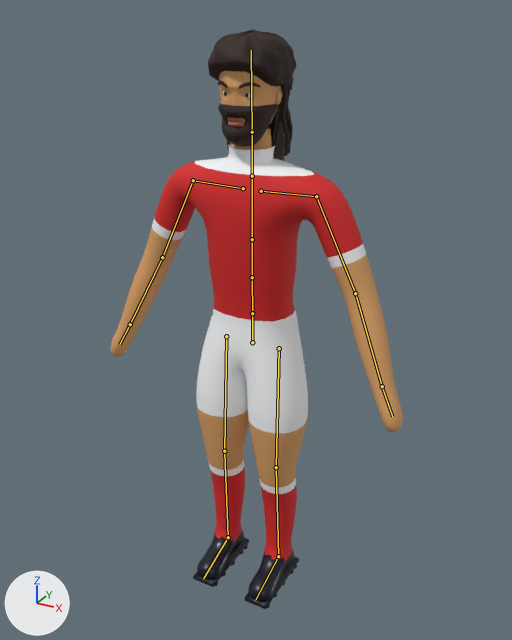
An edit to the Blender file blender/player.blend, drawn before and after from the same camera.
Rendered twice from a 50 mm lens placed at (0.993, -1.783, 1.903), pointed at (0.063, -0.093, 1.058). Arrows for +X, +Y and +Z are at lower left; the lights stay in place. The picture after the commit comes second. The bones that change, and the others that lie on the model, are drawn over the model as lines.

In view in the first picture: 'Beard_full', 'Hair_afro', 'Hair_braids', 'Hair_curly', 'Hair_long', 'Player'.
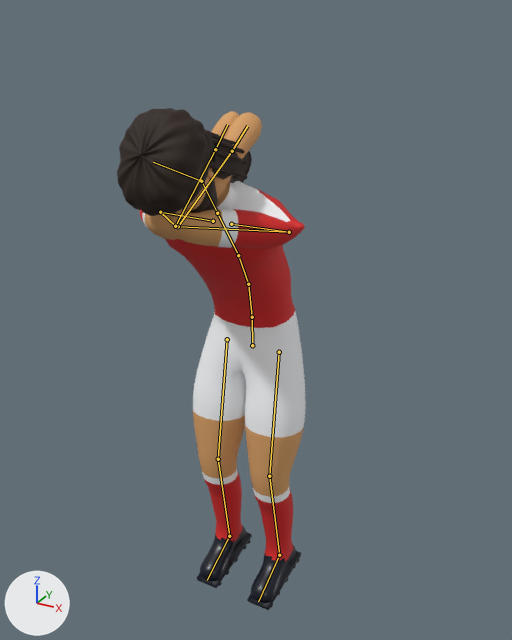
The newer file adds an action. The first version stands in its rest pose; the second is drawn at frame 12 of the action 'dejected'.

Changed parts and their boxes (x1, y1, x2, y2) in the pictures (512 x 640 px):
'Player', posed (43% narrower, 7% shorter)
    before: (110, 71, 403, 609)
    after: (140, 111, 306, 610)
'Hair_afro', posed
    before: (208, 29, 296, 90)
    after: (117, 108, 214, 216)
'Beard_full', posed
    before: (218, 103, 277, 146)
    after: (187, 178, 218, 213)
'Hair_long', posed
    before: (268, 100, 285, 161)
    after: (211, 145, 252, 183)
'Hair_braids', posed
    before: (227, 84, 293, 156)
    after: (210, 132, 247, 179)
'Hair_curly', posed (mostly hidden)
    before: (270, 81, 292, 87)
    after: (205, 130, 213, 180)
bone 'Hips', root to tip
    before: (252, 342) to (252, 313)
    after: (252, 345) to (252, 317)
bone 'Spine', root to tip
    before: (252, 313) to (252, 277)
    after: (252, 317) to (248, 284)
bone 'Spine1', root to tip
    before: (252, 277) to (252, 239)
    after: (248, 284) to (238, 255)
bone 'Spine2', root to tip
    before: (252, 239) to (252, 176)
    after: (238, 255) to (217, 213)
bone 'Head', root to tip
    before: (252, 132) to (251, 50)
    after: (201, 181) to (153, 162)
bone 'LeftArm', root to tip
    before: (316, 196) to (355, 293)
    after: (289, 232) to (178, 226)
bone 'LeftForeArm', root to tip
    before: (355, 293) to (382, 386)
    after: (178, 226) to (232, 151)
bone 'RightArm', root to tip
    before: (193, 180) to (162, 257)
    after: (160, 212) to (175, 226)
bone 'RightForeArm', root to tip
    before: (162, 257) to (130, 324)
    after: (175, 226) to (215, 149)
bone 'LeftUpLeg', root to tip
    before: (279, 348) to (276, 467)
    after: (279, 352) to (269, 476)
bone 'LeftLeg', root to tip
    before: (276, 467) to (278, 556)
    after: (269, 476) to (279, 555)
bone 'RightUpLeg', root to tip
    before: (226, 336) to (224, 451)
    after: (227, 339) to (218, 459)
bone 'RightLeg', root to tip
    before: (224, 451) to (228, 537)
    after: (218, 459) to (229, 536)

What the commit changed:
Bone 'Hips' (bone_hips) moves from (0.0, 0.0, 0.0) to (0.0, -0.011, 0.0).
Bone 'Hips' (bone_hips) turns from (0, 0, 0) to (2, 0, 0) degrees about its own x, y and z.
Bone 'Spine' (bone_spine) turns from (0, 0, 0) to (8, 0, 0) degrees about its own x, y and z.
Bone 'Spine1' (bone_spine1) turns from (0, 0, 0) to (18, 0, 0) degrees about its own x, y and z.
Bone 'Spine2' (bone_spine2) turns from (0, 0, 0) to (8, 0, 0) degrees about its own x, y and z.
Bone 'Head' (bone_head) turns from (0, 0, 0) to (30, 0, 0) degrees about its own x, y and z.
Bone 'LeftArm' (bone_leftarm) turns from (0, 0, 0) to (-150, 0, -26) degrees about its own x, y and z.
Bone 'LeftForeArm' (bone_leftforearm) turns from (0, 0, 0) to (-115, 0, 0) degrees about its own x, y and z.
Bone 'RightArm' (bone_rightarm) turns from (0, 0, 0) to (-150, 0, 26) degrees about its own x, y and z.
Bone 'RightForeArm' (bone_rightforearm) turns from (0, 0, 0) to (-115, 0, 0) degrees about its own x, y and z.
Bone 'LeftUpLeg' (bone_leftupleg) turns from (0, 0, 0) to (-8, 0, 0) degrees about its own x, y and z.
Bone 'LeftLeg' (bone_leftleg) turns from (0, 0, 0) to (14, 0, 0) degrees about its own x, y and z.
Bone 'RightUpLeg' (bone_rightupleg) turns from (0, 0, 0) to (-8, 0, 0) degrees about its own x, y and z.
Bone 'RightLeg' (bone_rightleg) turns from (0, 0, 0) to (14, 0, 0) degrees about its own x, y and z.
